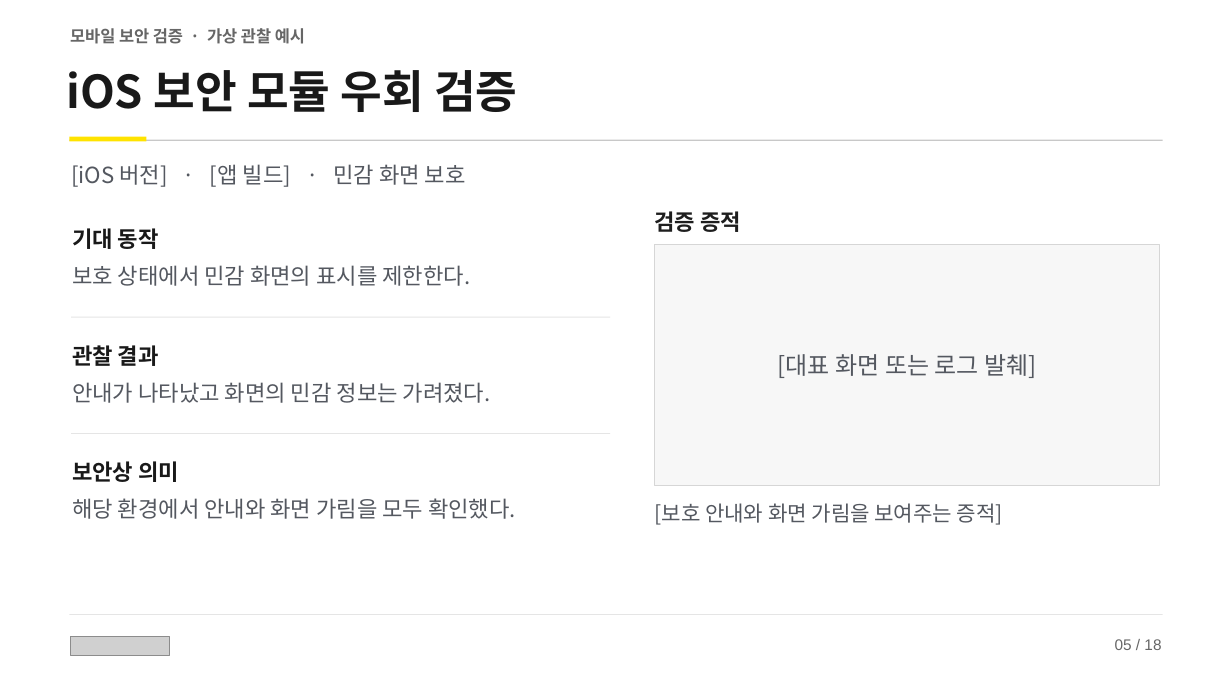
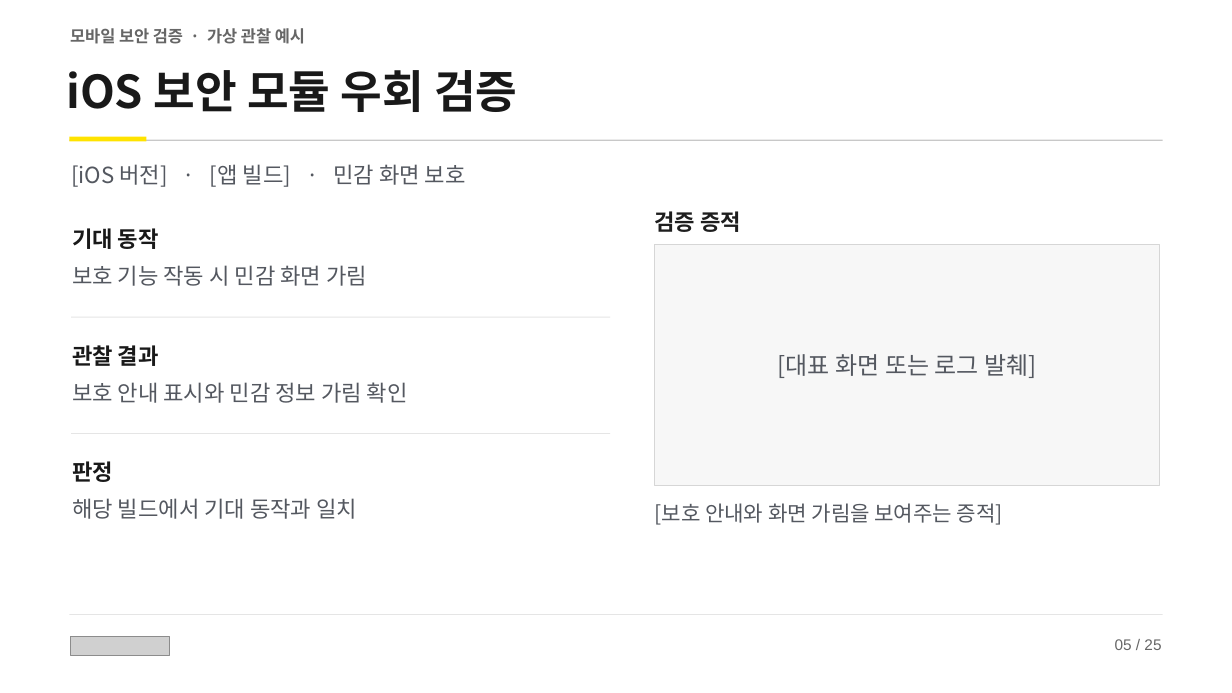
Before and after one commit to Ryuuuuu/maestro-gpui, a slide deck: slide 5 of assets/icons/kakaobank-security-onboarding.pptx. Drawn at 1232x693 pixels with LibreOffice and Linux fonts; fonts in the diff are those of the drawing; grey boxes stand for pictures. Boxes give left, top, right and bottom in pixels: in the first picture for what was removed or moved away, otherwise in the second. Text is boxed around its words. In the diff, an @@ line names an element or a change of style, - is before the commit and + after.

```diff
--- a/assets/icons/kakaobank-security-onboarding.pptx
+++ b/assets/icons/kakaobank-security-onboarding.pptx
@@ text at [72, 265, 367, 286]: text changed @@
-보호 상태에서 민감 화면의 표시를 제한한다.
+보호 기능 작동 시 민감 화면 가림
@@ text at [72, 382, 408, 403]: text changed @@
-안내가 나타났고 화면의 민감 정보는 가려졌다.
+보호 안내 표시와 민감 정보 가림 확인
@@ text at [72, 461, 113, 482]: text changed @@
-보안상 의미
+판정
@@ text at [72, 498, 357, 519]: text changed @@
-해당 환경에서 안내와 화면 가림을 모두 확인했다.
+해당 빌드에서 기대 동작과 일치
@@ text at [1115, 639, 1161, 650]: text changed @@
-05 / 18
+05 / 25
```
Also in this commit, not shown: 11 other slides changed, 12 slides added, 5 slides removed.
